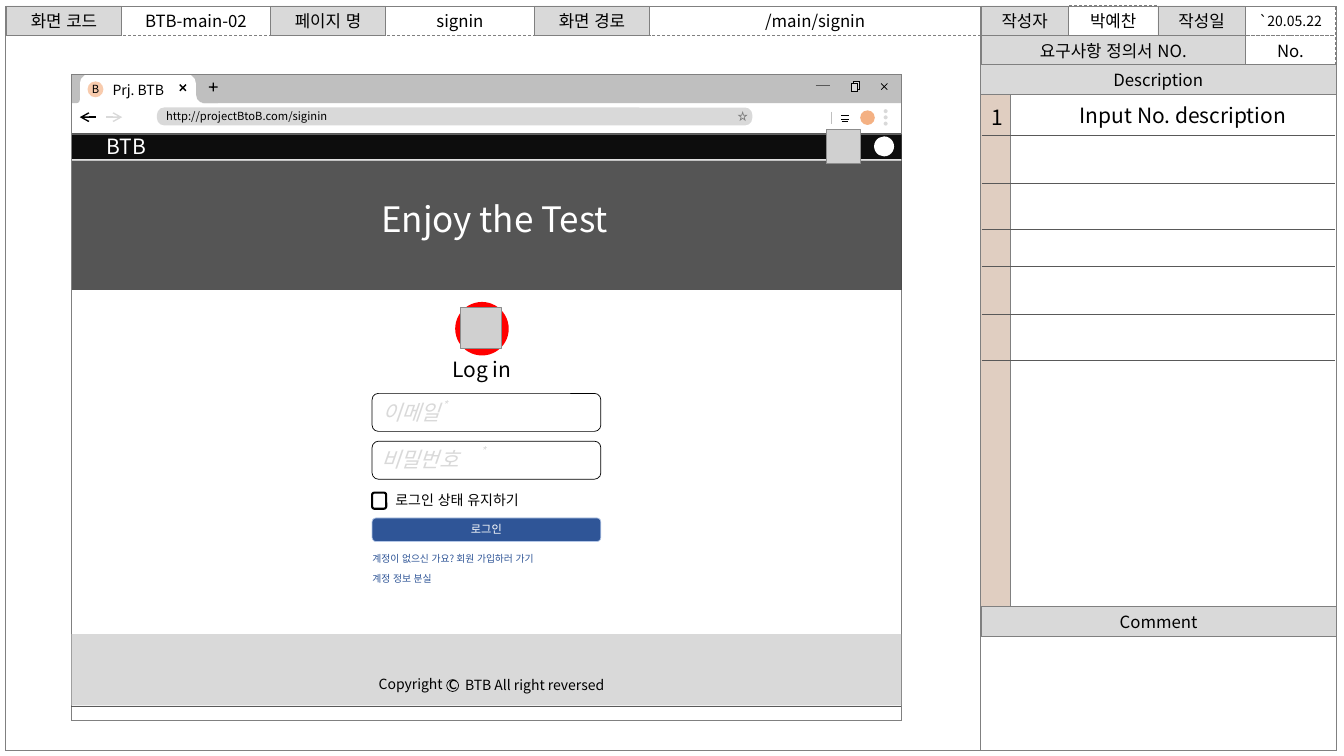
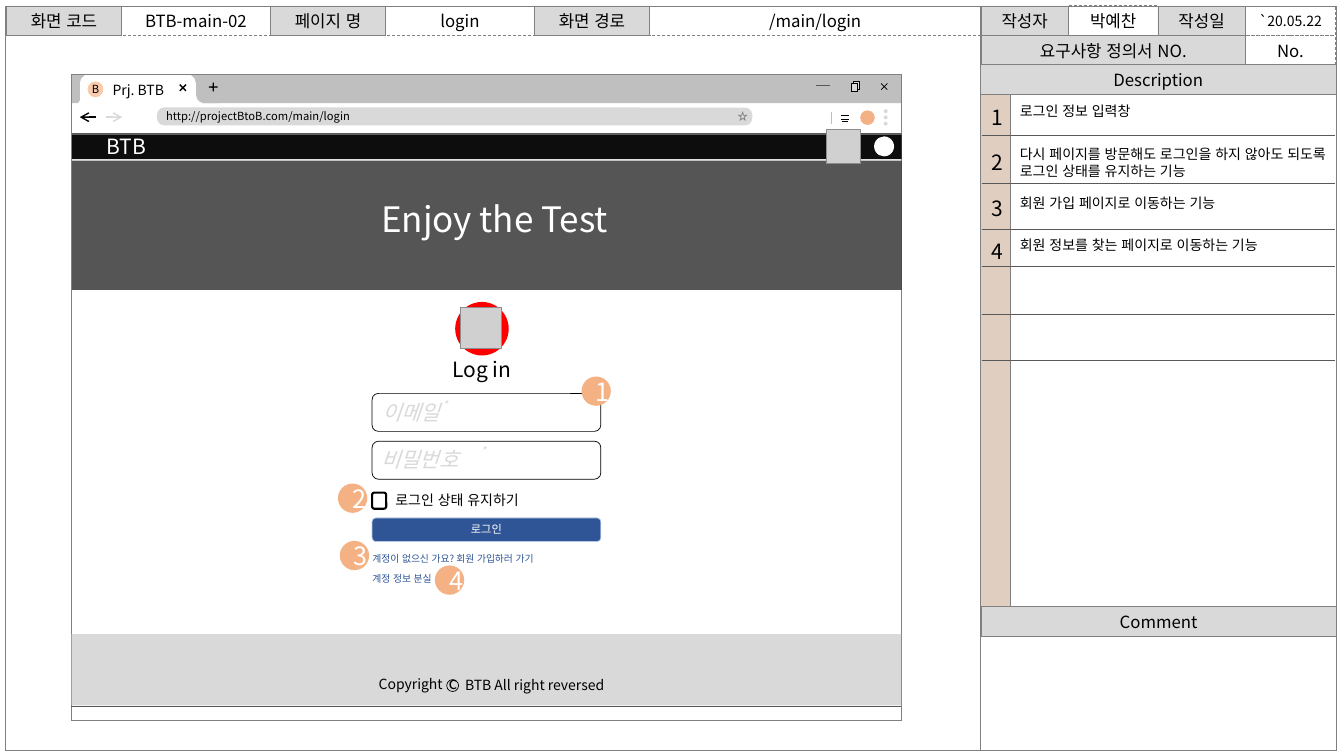
Before and after one commit to PYC1080/MSA_Mentoring, a slide deck: slide 5 of project/BtoB_Storyboard.pptx. Drawn at 1344x756 pixels with LibreOffice and Linux fonts; fonts in the diff are those of the drawing; grey boxes stand for pictures; background and template pictures are left out. Boxes give left, top, right and bottom in pixels: in the first picture for what was removed or moved away, otherwise in the second. Text is boxed around its words. In the diff, an @@ line names an element or a change of style, - is before the commit and + after.

```diff
--- a/project/BtoB_Storyboard.pptx
+++ b/project/BtoB_Storyboard.pptx
@@ text in rectangle at <box>440,13,479,32</box>: text changed @@
-signin
+login
@@ text in rectangle at <box>769,13,861,32</box>: text changed @@
-/main/signin
+/main/login
@@ text at <box>166,111,350,123</box>: text changed @@
-http://projectBtoB.com/siginin
+http://projectBtoB.com/main/login
@@ text added at <box>1020,104,1131,117</box>, 10 pt, text #000000 @@
+로그인 정보 입력창
@@ text removed at <box>1080,106,1286,128</box> @@
-Input No. description
@@ text added at <box>1020,147,1326,177</box>, 10 pt, text #000000 @@
+다시 페이지를 방문해도 로그인을 하지 않아도 되도록 로그인 상태를 유지하는 기능
@@ text added at <box>991,154,1003,170</box>, 15 pt, text #000000 @@
+2
@@ text added at <box>991,200,1003,217</box>, 15 pt, text #000000 @@
+3
@@ text added at <box>1020,196,1216,209</box>, 10 pt, text #000000 @@
+회원 가입 페이지로 이동하는 기능
@@ text added at <box>1020,238,1258,251</box>, 10 pt, text #000000 @@
+회원 정보를 찾는 페이지로 이동하는 기능
@@ text added at <box>991,243,1003,259</box>, 15 pt, text #000000 @@
+4
@@ ellipse added at <box>582,377,611,406</box>, fill #F4B183, 18 pt, text #FFFFFF @@
+1
@@ ellipse added at <box>338,484,367,513</box>, fill #F4B183, 18 pt, text #FFFFFF @@
+2
@@ ellipse added at <box>340,541,369,571</box>, fill #F4B183, 18 pt, text #FFFFFF @@
+3
@@ ellipse added at <box>435,566,464,595</box>, fill #F4B183, 18 pt, text #FFFFFF @@
+4
```
Also in this commit, not shown: 47 other slides changed, 38 slides added, 8 slides removed.
